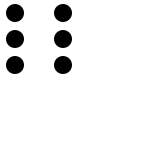
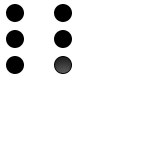
Revision of a layered 156 x 156 image; what changed, layer by layer:
added layer "highlight" in group "Rityta 1" over [55, 57, 71, 73]
